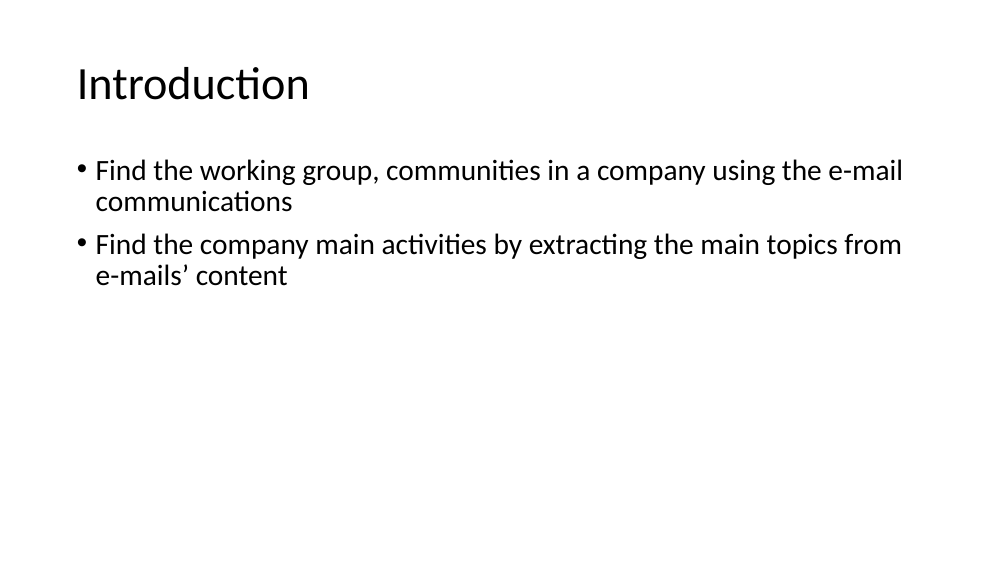
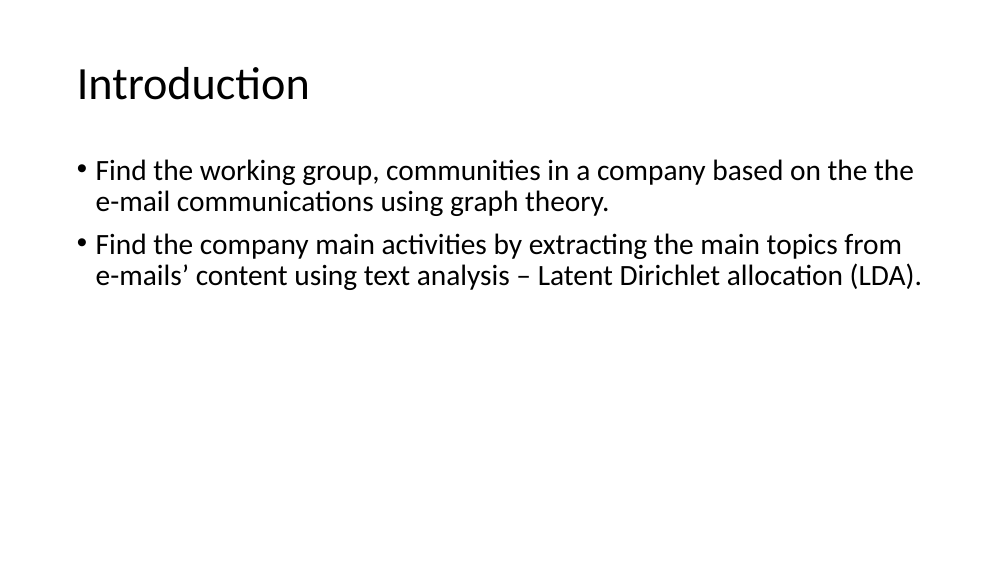
Before and after one commit to dbancea/enron-email-analyses, a slide deck: slide 1 of enron_email_analyses.pptx. Drawn at 1008x567 pixels with LibreOffice and Linux fonts; fonts in the diff are those of the drawing. Boxes give left, top, right and bottom in pixels: in the first picture for what was removed or moved away, otherwise in the second. Text is boxed around its words. In the diff, an @@ line names an element or a change of style, - is before the commit and + after.

```diff
--- a/enron_email_analyses.pptx
+++ b/enron_email_analyses.pptx
@@ text at box(96, 159, 922, 290): text changed @@
-• Find the working group, communities in a company using the e-mail communications
-• Find the company main activities by extracting the main topics from e-mails’ content
+• Find the working group, communities in a company based on the the e-mail communications using graph theory.
+• Find the company main activities by extracting the main topics from e-mails’ content using text analysis – Latent Dirichlet allocation (LDA).
```
Also in this commit, not shown: 1 slide removed, 2 other files.
